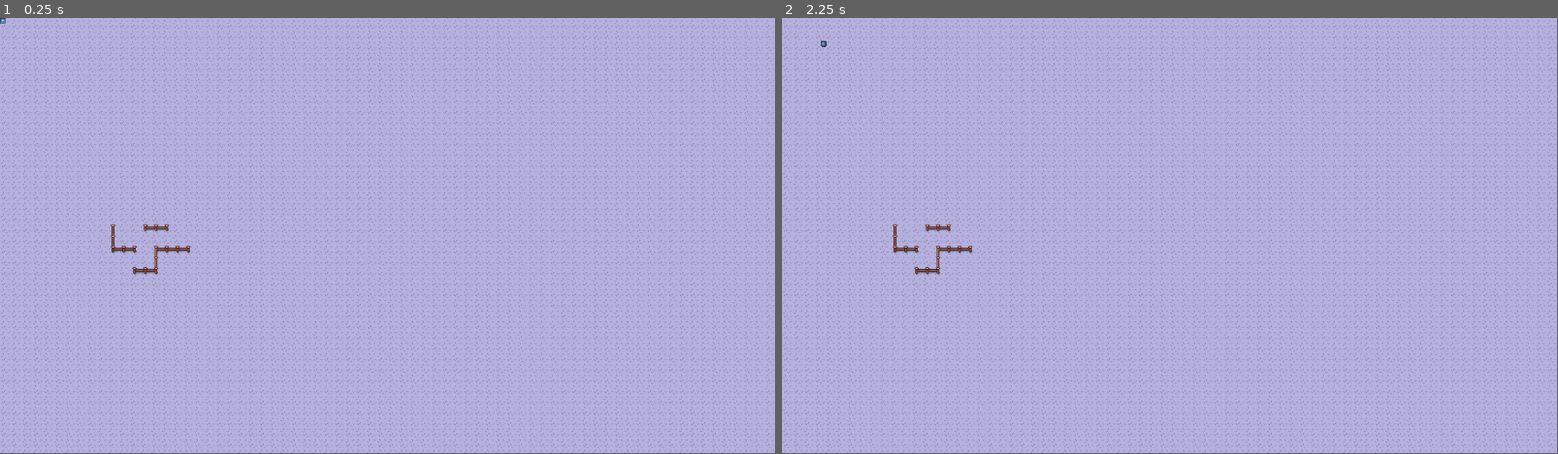
Above: before the commit, frames 1-2 (left to right).
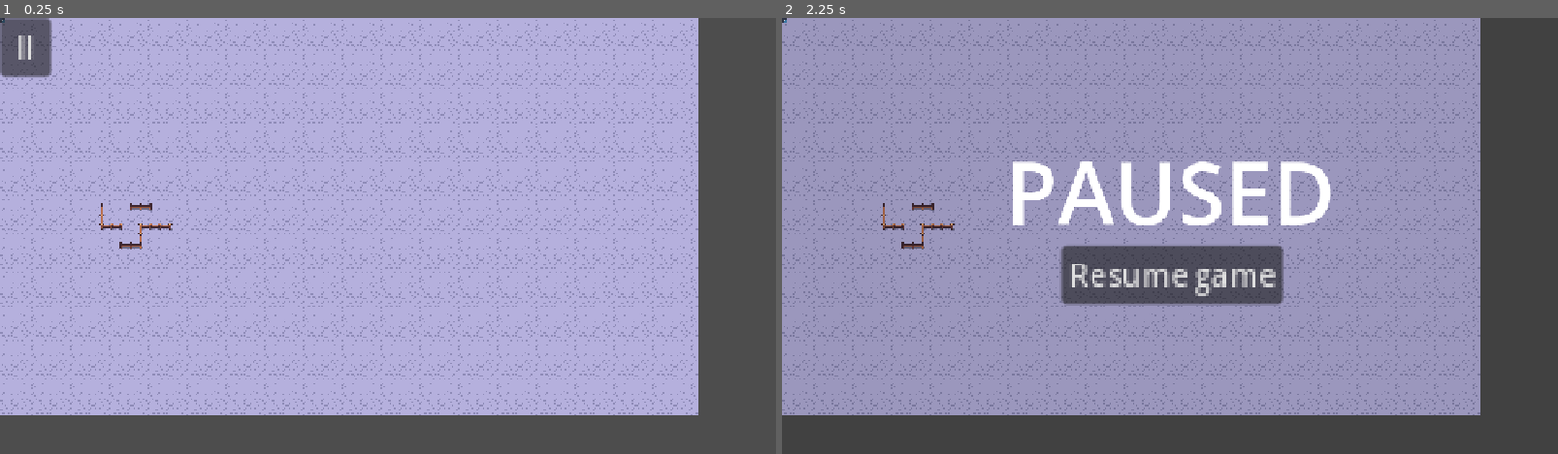
Above: after the commit, the same moments.

Repository: hanswryy/dkn-project
Game: Godot game, scene res://Scenes/world.tscn
Two runs of this game, one before a commit and one after it. Both use one fixed random seed, a clock stepped at 60 frames per second and the inputs below. The engine's default icon, where the game draws it, is replaced by a stand-in: a white triangle on a blue panel in a dark square.
Inputs (mouse positions are in pixels of both pictures, inside the frame that each line leads up to):
- Up to frame 1 (0.25 s): no input
- Up to frame 2 (2.25 s): click (805, 48) at 0.5 s, where only the run after the commit has a clickable "II"; click (1170, 275) at 1.25 s, where only the run after the commit has a clickable "Resume game"; click (805, 48) at 2 s, where only the run after the commit has a clickable "II"
In our replay, the window is 799x449 before the commit and 800x450 after it. These sizes can differ from the game's own. Grey fills any space a smaller window leaves; there, only what the larger window draws over its background counts as a difference.

The runs differ from the first frame. In frame 1, 29% of the frame differs, in the area x 0-100%, y 0-100%; in frame 2, 88%.

Commit message:
Add pause game feature; Fix point&click when clicking pause button

Diff:
--- /dev/null
+++ b/Scenes/pause_menu.tscn
@@ -0,0 +1,59 @@
+[gd_scene load_steps=3 format=3 uid="uid://bqrs4u8bifvkc"]
+
+[ext_resource type="Script" uid="uid://cfju2ihwmutof" path="res://Scripts/pause_menu.gd" id="1_emv3i"]
+
+[sub_resource type="LabelSettings" id="LabelSettings_y2c35"]
+font_size = 141
+
+[node name="PauseMenu" type="CanvasLayer"]
+process_mode = 3
+script = ExtResource("1_emv3i")
+
+[node name="ColorRect" type="ColorRect" parent="."]
+offset_right = 1280.0
+offset_bottom = 720.0
+color = Color(0, 0, 0, 0.14509805)
+
+[node name="Label" type="Label" parent="ColorRect"]
+layout_mode = 1
+anchors_preset = 8
+anchor_left = 0.5
+anchor_top = 0.5
+anchor_right = 0.5
+anchor_bottom = 0.5
+offset_left = -513.5
+offset_top = -255.0
+offset_right = 513.5
+offset_bottom = 108.00015
+grow_horizontal = 2
+grow_vertical = 2
+text = "PAUSED"
+label_settings = SubResource("LabelSettings_y2c35")
+horizontal_alignment = 1
+vertical_alignment = 1
+
+[node name="Button2" type="Button" parent="ColorRect"]
+layout_mode = 1
+anchors_preset = 8
+anchor_left = 0.5
+anchor_top = 0.5
+anchor_right = 0.5
+anchor_bottom = 0.5
+offset_left = -179.0
+offset_top = 16.0
+offset_right = -62.0
+offset_bottom = 47.0
+grow_horizontal = 2
+grow_vertical = 2
+scale = Vector2(3.12, 3.12)
+text = "Resume game"
+
+[node name="Button" type="Button" parent="."]
+offset_right = 27.0
+offset_bottom = 31.0
+scale = Vector2(3.12, 3.12)
+text = " II "
+
+[connection signal="pressed" from="ColorRect/Button2" to="." method="_on_button_2_pressed"]
+[connection signal="mouse_entered" from="Button" to="." method="_on_button_mouse_entered"]
+[connection signal="pressed" from="Button" to="." method="_on_button_pressed"]
--- a/Scenes/world.tscn
+++ b/Scenes/world.tscn
@@ -1,10 +1,13 @@
-[gd_scene load_steps=3 format=3 uid="uid://cy2mwg7607q46"]
+[gd_scene load_steps=4 format=3 uid="uid://cy2mwg7607q46"]
 
 [ext_resource type="PackedScene" uid="uid://djj56c0llxuqg" path="res://Scenes/tile_map.tscn" id="1_go701"]
 [ext_resource type="PackedScene" uid="uid://cnwagqa7gdp55" path="res://Scenes/player.tscn" id="2_5a7ea"]
+[ext_resource type="PackedScene" uid="uid://bqrs4u8bifvkc" path="res://Scenes/pause_menu.tscn" id="3_5a7ea"]
 
 [node name="world" type="Node2D"]
 
 [node name="TileMap" parent="." instance=ExtResource("1_go701")]
 
 [node name="Player" parent="." instance=ExtResource("2_5a7ea")]
+
+[node name="PauseMenu" parent="." instance=ExtResource("3_5a7ea")]
--- /dev/null
+++ b/Scripts/pause_game_controller.gd
@@ -0,0 +1,6 @@
+extends Node
+var is_in_pause_box: bool
+
+# Called when the node enters the scene tree for the first time.
+func _ready() -> void:
+	is_in_pause_box = false
--- /dev/null
+++ b/Scripts/pause_menu.gd
@@ -0,0 +1,27 @@
+extends CanvasLayer
+
+# Called when the node enters the scene tree for the first time.
+func _ready() -> void:
+	$ColorRect.visible = false
+	get_tree().paused = false
+
+func toggle_pause() -> void:
+	$ColorRect.visible = not $ColorRect.visible
+	get_tree().paused = not get_tree().paused
+
+func _unhandled_input(event: InputEvent) -> void:
+	if event.is_action_pressed("ui_cancel"):
+		toggle_pause()
+		if $Button.visible:
+			$Button.visible = false
+
+func _on_button_pressed() -> void:
+	toggle_pause()
+	$Button.visible = false
+
+func _on_button_2_pressed() -> void:
+	toggle_pause()
+	$Button.visible = true
+
+func _on_button_mouse_entered() -> void:
+	PauseGameController.is_in_pause_box = true
--- a/Scripts/player.gd
+++ b/Scripts/player.gd
@@ -10,7 +10,7 @@
 	Astar = Tile_map.AstarGrid
 
 func _input(event):
-	if event.is_action_pressed("left_mbutton"):
+	if event.is_action_pressed("left_mbutton") and not PauseGameController.is_in_pause_box:
 		get_coord()
 
 func get_coord():
--- a/project.godot
+++ b/project.godot
@@ -15,6 +15,16 @@
 config/features=PackedStringArray("4.5", "Forward Plus")
 config/icon="res://Assets/Sprites/icon.svg"
 
+[autoload]
+
+PauseGameController="*res://Scripts/pause_game_controller.gd"
+
+[display]
+
+window/size/viewport_width=1280
+window/size/viewport_height=720
+window/stretch/mode="canvas_items"
+
 [input]
 
 left_mbutton={
Not shown, added: Scripts/pause_game_controller.gd.uid
Not shown, added: Scripts/pause_menu.gd.uid
